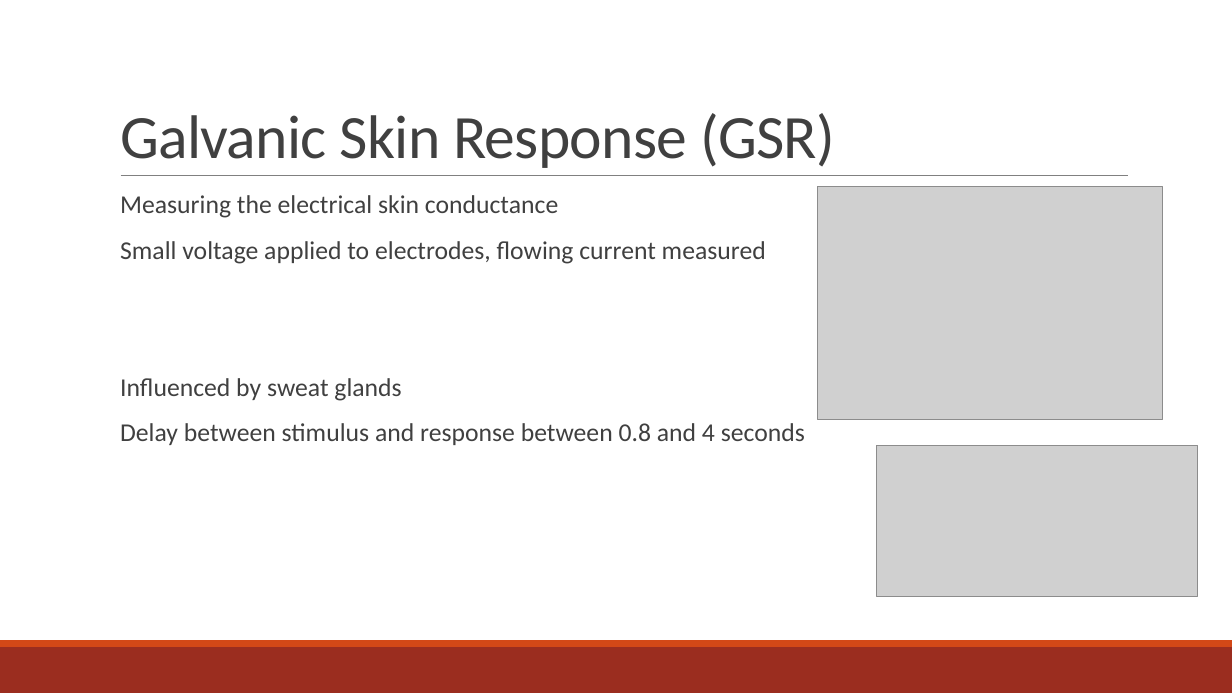
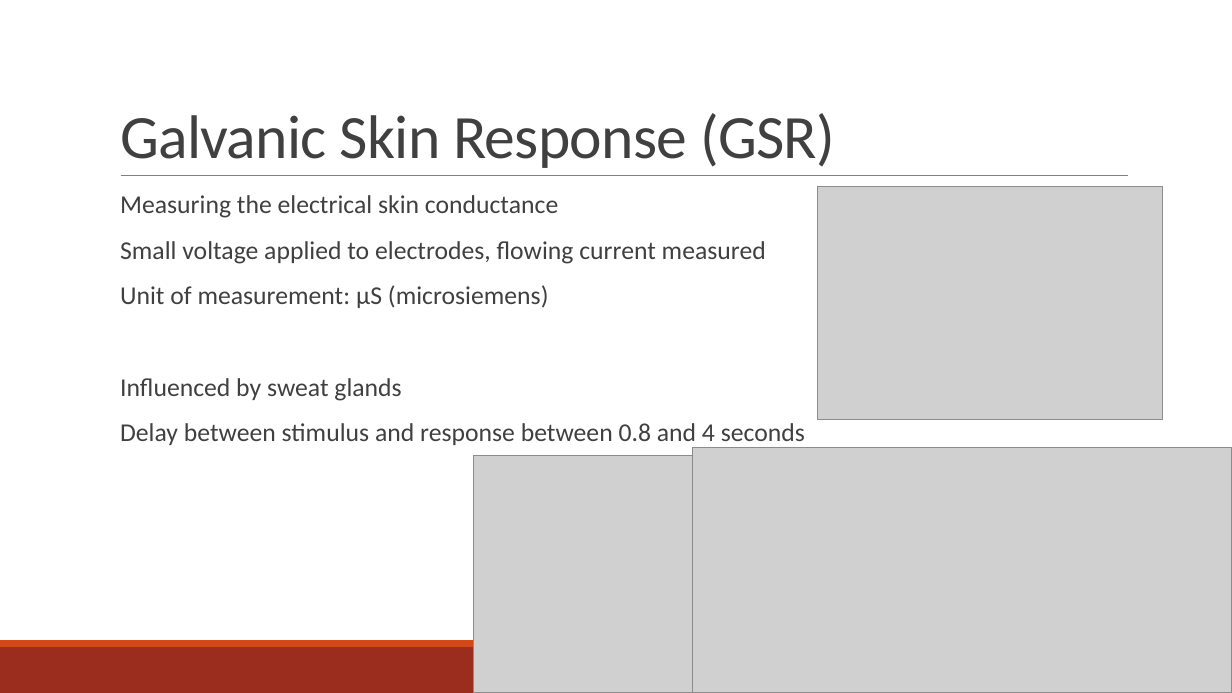
Before and after one commit to Rahazan/AI-BSc-Thesis, a slide deck: slide 7 of presentation/Guido-LV.pptx. Drawn at 1232x693 pixels with LibreOffice and Linux fonts; fonts in the diff are those of the drawing; grey boxes stand for pictures. Boxes give left, top, right and bottom in pixels: in the first picture for what was removed or moved away, otherwise in the second. Text is boxed around its words. In the diff, an @@ line names an element or a change of style, - is before the commit and + after.

```diff
--- a/presentation/Guido-LV.pptx
+++ b/presentation/Guido-LV.pptx
@@ text at [120, 285, 549, 308]: paragraph added @@
+  Unit of measurement: μS (microsiemens)
@@ picture: place and size @@
-picture at [877, 445, 1198, 597]
+picture at [692, 447, 1232, 693]
@@ picture added at [474, 456, 692, 693] @@
```
Also in this commit, not shown: 2 other slides changed, 1 other file.
